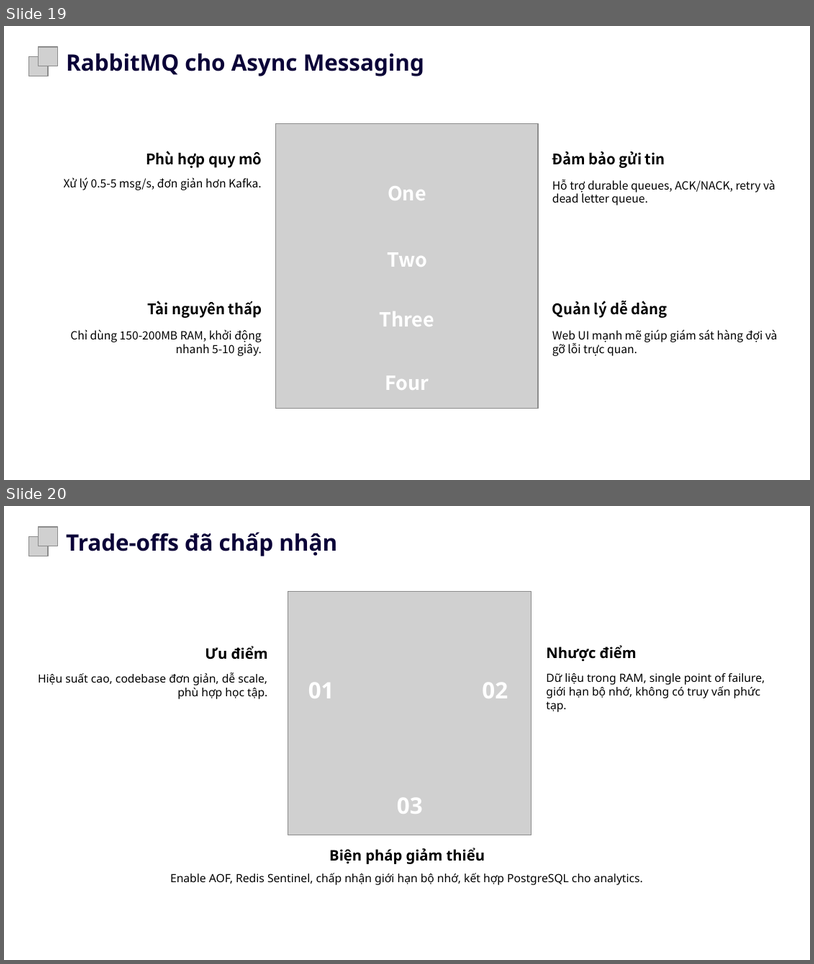
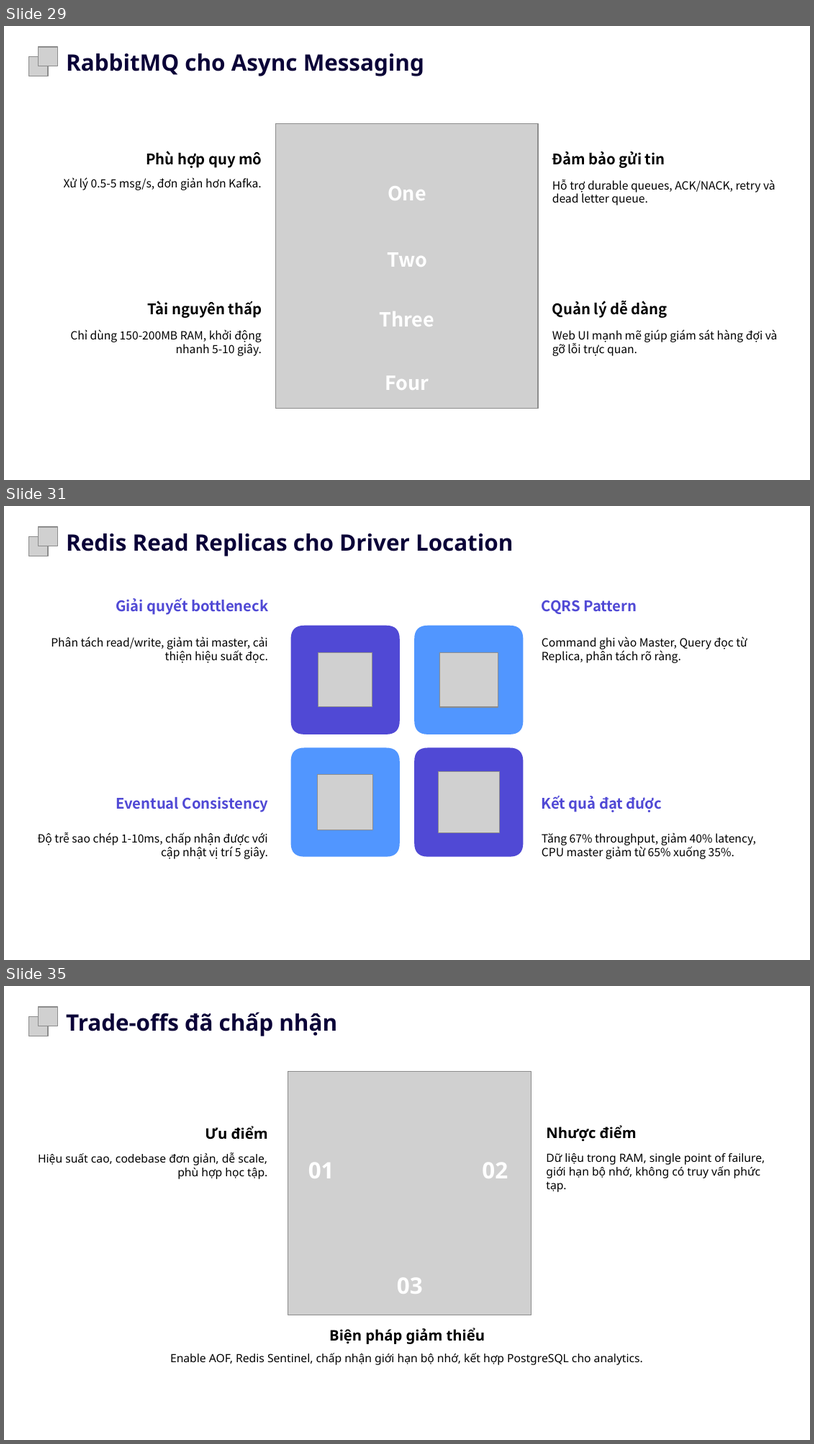
Before and after one commit to octguy/uit-go, a slide deck: docs/uit-go-report-slide.pptx. Shown one above the other, each under a label of ours: slides 19 and 20 before the commit, slides 29, 31 and 35 after it; the slides between them are not shown. The pictures are 814x964 and 814x1444 pixels, drawn with LibreOffice and Linux fonts; fonts in the diff are those of the drawing; grey boxes stand for pictures; background and template pictures are left out. Boxes give left, top, right and bottom in pixels: in the first picture for what was removed or moved away, otherwise in the second. Text is boxed around its words. In the diff, an @@ line names an element or a change of style, - is before the commit and + after.

```diff
--- a/docs/uit-go-report-slide.pptx
+++ b/docs/uit-go-report-slide.pptx
@@ slide 31 added at (x1=4, y1=506, x2=810, y2=960), background picture (left out) @@
@@ freeform shape added at (x1=13, y1=513, x2=801, y2=952), fill #FFFFFF at 38% opacity, outline #FFFFFF 0.75 pt @@
@@ picture added at (x1=39, y1=527, x2=58, y2=546) @@
@@ picture added at (x1=29, y1=537, x2=49, y2=556) @@
@@ text added at (x1=66, y1=533, x2=514, y2=556), 20.2 pt, text #0A0237, bold @@
+Redis Read Replicas cho Driver Location
@@ text added at (x1=116, y1=598, x2=268, y2=615), 13 pt, text #5049D5, bold @@
+Giải quyết bottleneck
@@ text added at (x1=542, y1=600, x2=637, y2=614), 13 pt, text #5049D5, bold @@
+CQRS Pattern
@@ freeform shape added at (x1=291, y1=626, x2=400, y2=734), fill #5049D5 @@
@@ freeform shape added at (x1=414, y1=626, x2=523, y2=734), fill #5196FF @@
@@ text added at (x1=51, y1=636, x2=268, y2=663), 10.1 pt, text #000000 @@
+Phân tách read/write, giảm tải master, cải thiện hiệu suất đọc.
@@ picture added at (x1=319, y1=653, x2=373, y2=707) @@
@@ picture added at (x1=440, y1=653, x2=497, y2=707) @@
@@ text added at (x1=542, y1=636, x2=747, y2=663), 10.1 pt, text #000000 @@
+Command ghi vào Master, Query đọc từ Replica, phân tách rõ ràng.
@@ freeform shape added at (x1=291, y1=748, x2=400, y2=857), fill #5196FF @@
@@ freeform shape added at (x1=414, y1=748, x2=523, y2=857), fill #5049D5 @@
@@ picture added at (x1=318, y1=775, x2=373, y2=830) @@
@@ picture added at (x1=439, y1=771, x2=500, y2=833) @@
@@ text added at (x1=116, y1=796, x2=269, y2=812), 13 pt, text #5049D5, bold @@
+Eventual Consistency
@@ text added at (x1=542, y1=795, x2=662, y2=812), 13 pt, text #5049D5, bold @@
+Kết quả đạt được
@@ text added at (x1=37, y1=832, x2=268, y2=859), 10.1 pt, text #000000 @@
+Độ trễ sao chép 1-10ms, chấp nhận được với cập nhật vị trí 5 giây.
@@ text added at (x1=542, y1=832, x2=756, y2=859), 10.1 pt, text #000000 @@
+Tăng 67% throughput, giảm 40% latency, CPU master giảm từ 65% xuống 35%.
@@ what was slide 19 is now slide 29 @@
@@ what was slide 20 is now slide 35 @@
```
Also in this commit, not shown: 19 other slides added, 5 slides removed, 2 other files.
